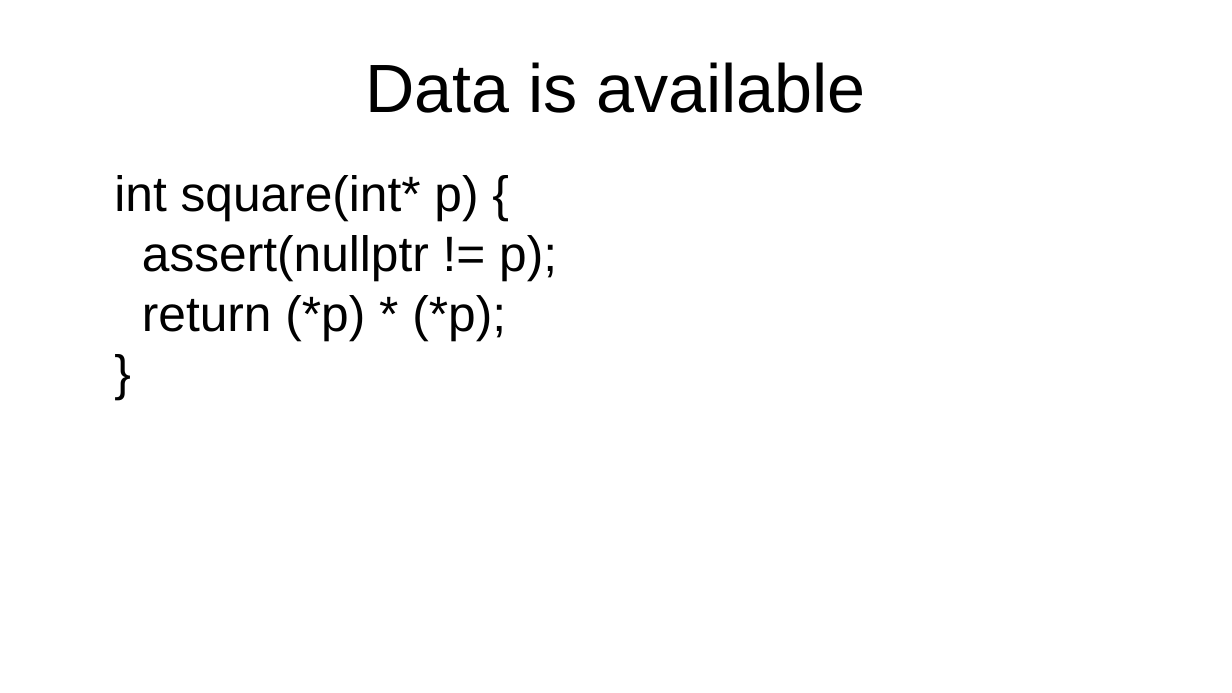
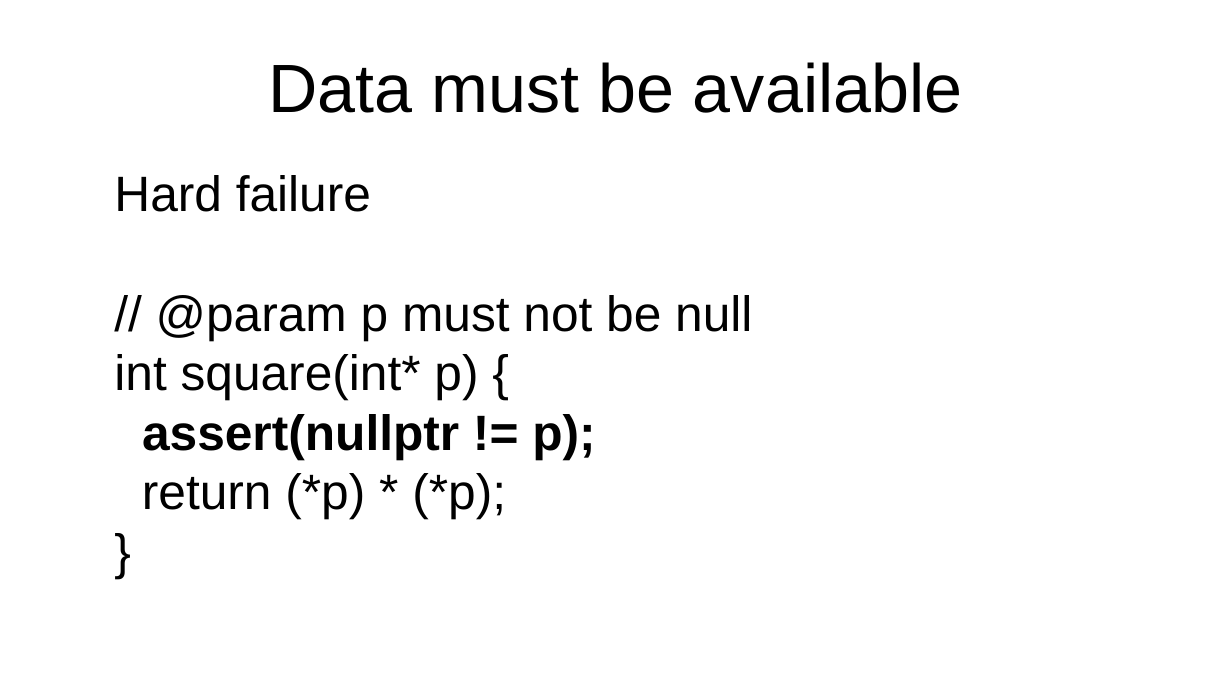
Before and after one commit to marcpawl/nullptr, a slide deck: slide 17 of slideshow.odp (slide 11 before the commit). Drawn at 1232x693 pixels with LibreOffice and Linux fonts; fonts in the diff are those of the drawing. Boxes give left, top, right and bottom in pixels: in the first picture for what was removed or moved away, otherwise in the second. Text is boxed around its words. In the diff, an @@ line names an element or a change of style, - is before the commit and + after.

```diff
--- a/slideshow.odp
+++ b/slideshow.odp
@@ title at [268,62,962,113]: text changed @@
-Data is available
+Data must be available
@@ text at [114,175,752,519]: text changed @@
-int square(int* p) {
-assert(nullptr != p);
-return (*p) * (*p);
-}
+Hard failure
+// @param p must not be null
+int square(int* p) {
+assert(nullptr != p);
+return (*p) * (*p);
+}
```
Also in this commit, not shown: 16 other slides changed, 26 slides added, 3 slides removed.
